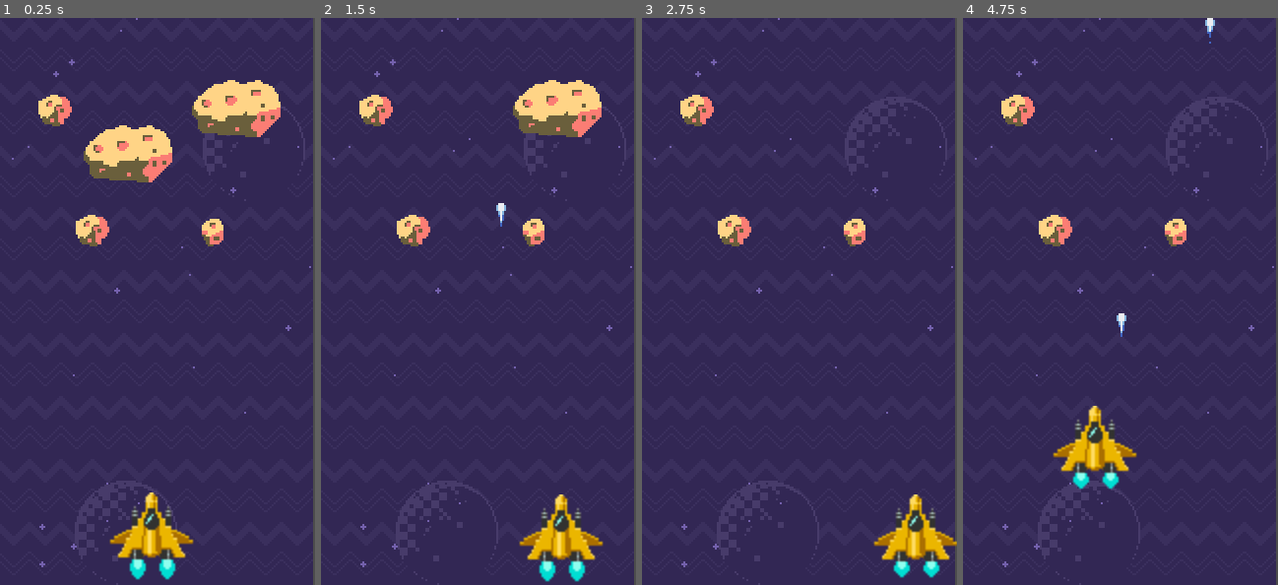
Above: before the commit, frames 1-4 (left to right).
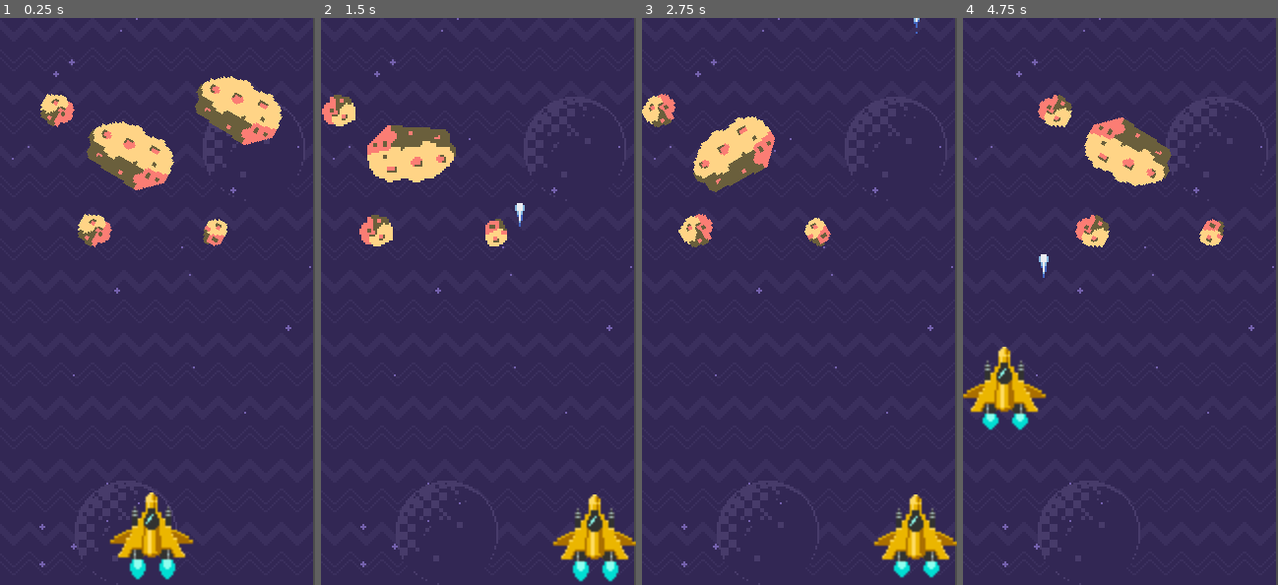
Above: after the commit, the same moments.

Repository: mateusaraujo1/astro-survivor
Game: Godot game, scene res://scenes/game.tscn
Same seed, same stepped clock (60 frames per second), same inputs: the game is played once before the commit and once after it. The project has no main scene, so this scene is started directly.
Inputs:
- Up to frame 1 (0.25 s): no input
- Up to frame 2 (1.5 s): tap Enter (ui_accept) at 0.5, 0.77 s; hold Right (ui_right) 0.53-1.28 s; hold Down (ui_down) from 1.28 s (still down)
- Up to frame 3 (2.75 s): tap Enter (ui_accept) at 1.52 s; release Down (ui_down) at 2.03 s; hold Right (ui_right) from 2.03 s (still down)
- Up to frame 4 (4.75 s): release Right (ui_right) at 2.78 s; hold Up (ui_up) 2.78-3.53 s; tap Enter (ui_accept) at 3.02, 3.77, 4.52 s; hold Left (ui_left) from 3.53 s (still down)

The runs differ from the first frame. In frame 1, 3.6% of the frame differs, in the area x 12-90%, y 10-41%; in frame 2, 9.9%, in the area x 0-100%, y 10-100%; in frame 3, 4.6%; in frame 4, 8.6%.

Commit message:
a08: finish. asteroides acompanham background

Diff:
--- a/scenes/asteroide.tscn
+++ b/scenes/asteroide.tscn
@@ -9,6 +9,23 @@
 
 [sub_resource type="CircleShape2D" id=1]
 resource_local_to_scene = true
+
+[sub_resource type="Animation" id=2]
+resource_name = "rotaciona"
+length = 3.0
+loop = true
+tracks/0/type = "value"
+tracks/0/path = NodePath("asteroides:rotation_degrees")
+tracks/0/interp = 1
+tracks/0/loop_wrap = true
+tracks/0/imported = false
+tracks/0/enabled = true
+tracks/0/keys = {
+"times": PoolRealArray( 0, 3 ),
+"transitions": PoolRealArray( 1, 1 ),
+"update": 0,
+"values": [ 0.0, 360.0 ]
+}
 
 [node name="asteroide" type="Node2D"]
 script = ExtResource( 2 )
@@ -21,6 +38,7 @@
 shape = SubResource( 1 )
 
 [node name="asteroides" type="Node2D" parent="."]
+rotation = 6.28319
 
 [node name="asteroid-1" type="Sprite" parent="asteroides"]
 texture = ExtResource( 1 )
@@ -36,4 +54,9 @@
 
 [node name="asteroid-5" type="Sprite" parent="asteroides"]
 texture = ExtResource( 5 )
+
+[node name="anim" type="AnimationPlayer" parent="."]
+process_priority = 21
+autoplay = "rotaciona"
+anims/rotaciona = SubResource( 2 )
 [connection signal="area_entered" from="area" to="." method="_on_area_area_entered"]
--- a/scenes/game.tscn
+++ b/scenes/game.tscn
@@ -1,26 +1,29 @@
-[gd_scene load_steps=9 format=2]
+[gd_scene load_steps=10 format=2]
 
 [ext_resource path="res://sprites/background.png" type="Texture" id=1]
 [ext_resource path="res://sprites/ship.png" type="Texture" id=2]
 [ext_resource path="res://scripts/ship.gd" type="Script" id=3]
 [ext_resource path="res://scripts/background.gd" type="Script" id=4]
 [ext_resource path="res://scenes/asteroide.tscn" type="PackedScene" id=5]
+[ext_resource path="res://scripts/inimigos.gd" type="Script" id=6]
 
 [sub_resource type="Shader" id=1]
 code = "shader_type canvas_item;
 
 uniform float velocidade = 1f;
 uniform float deslocamento = 0f;
+uniform float time = 0f;
 
 //faz o movimento do background
 void fragment(){
-	COLOR = texture(TEXTURE, UV + (vec2(0, -1f) * TIME * velocidade) + vec2(deslocamento, 0));
+	COLOR = texture(TEXTURE, UV + (vec2(0, -1f) * time * velocidade) + vec2(deslocamento, 0));
 }"
 
 [sub_resource type="ShaderMaterial" id=2]
 shader = SubResource( 1 )
 shader_param/velocidade = 1.0
 shader_param/deslocamento = 0.0
+shader_param/time = 0.0
 
 [sub_resource type="Animation" id=3]
 length = 0.2
@@ -46,6 +49,7 @@
 texture = ExtResource( 1 )
 centered = false
 script = ExtResource( 4 )
+nave = NodePath("../ship")
 
 [node name="ship" type="Node2D" parent="."]
 position = Vector2( 77, 265 )
@@ -65,17 +69,21 @@
 [node name="blaster" type="Position2D" parent="ship"]
 position = Vector2( 0, -29 )
 
-[node name="asteroide" parent="." instance=ExtResource( 5 )]
+[node name="inimigos" type="Node2D" parent="."]
+script = ExtResource( 6 )
+nave = NodePath("../ship")
+
+[node name="asteroide" parent="inimigos" instance=ExtResource( 5 )]
 position = Vector2( 65, 69 )
 
-[node name="asteroide5" parent="." instance=ExtResource( 5 )]
+[node name="asteroide5" parent="inimigos" instance=ExtResource( 5 )]
 position = Vector2( 47, 108 )
 
-[node name="asteroide2" parent="." instance=ExtResource( 5 )]
+[node name="asteroide2" parent="inimigos" instance=ExtResource( 5 )]
 position = Vector2( 28, 47 )
 
-[node name="asteroide3" parent="." instance=ExtResource( 5 )]
+[node name="asteroide3" parent="inimigos" instance=ExtResource( 5 )]
 position = Vector2( 120, 46 )
 
-[node name="asteroide4" parent="." instance=ExtResource( 5 )]
+[node name="asteroide4" parent="inimigos" instance=ExtResource( 5 )]
 position = Vector2( 108, 109 )
--- a/scripts/background.gd
+++ b/scripts/background.gd
@@ -1,12 +1,23 @@
 extends Sprite
 
-onready var nave = get_node("../ship");
+export(NodePath) var nave
+
+var time = 0.0
 
 func _ready():
-	pass # Replace with function body.
+	if nave:
+		nave = get_node(nave)
+	else:
+		set_process(false)
+
+	# se o background nao tiver o endereço da nave, o process nao será executado
 
 
 
 func _process(delta):
+	time += delta
+
 	material.set_shader_param("deslocamento", (nave.global_position.x - 80) * 0.01)
 #	fazer o movimento do background horizontal, 0.01 pra acontecer mais lento, -80 pra centralizar
+
+	material.set_shader_param("time", time)
--- /dev/null
+++ b/scripts/inimigos.gd
@@ -0,0 +1,16 @@
+extends Node2D
+
+export(NodePath) var nave
+
+func _ready():
+	if nave:
+		nave = get_node(nave)
+	else:
+		set_process(false)
+
+
+
+func _process(delta):
+
+	global_position.x = (nave.global_position.x - 80) * 0.002 * -160
+	#movimento horizontal dos asteroides
--- a/scripts/laser.gd
+++ b/scripts/laser.gd
@@ -1,15 +1,20 @@
 extends Node2D
 
 var velocidade = 200
-
+#export(NodePath) var nave
 
 func _ready():
+#	if nave:
+#		nave = get_node(nave)
+#	else:
+#		set_process(false)
 	pass
+
 
 
 func _process(delta):
 	translate(Vector2(0, -1) * velocidade * delta)
-
+#	global_position.x = (nave.global_position.x - 80) * 0.002 * -160
 
 
 #quando o laser sair da visão da tela, será apagado
--- a/scripts/ship.gd
+++ b/scripts/ship.gd
@@ -2,8 +2,9 @@
 
 const PRE_LASER = preload("res://scenes/laser.tscn")
 
-var velocidade = 60
-#  pixels
+export var velocidade = 100.0
+# valor pixels
+#export para poder mudar o valor na outra tela
 
 #posicao minima esquerda = 21
 #posicao maxima direita = 139
Not shown: 1 places in scenes/asteroide.tscn that only renumber resources
